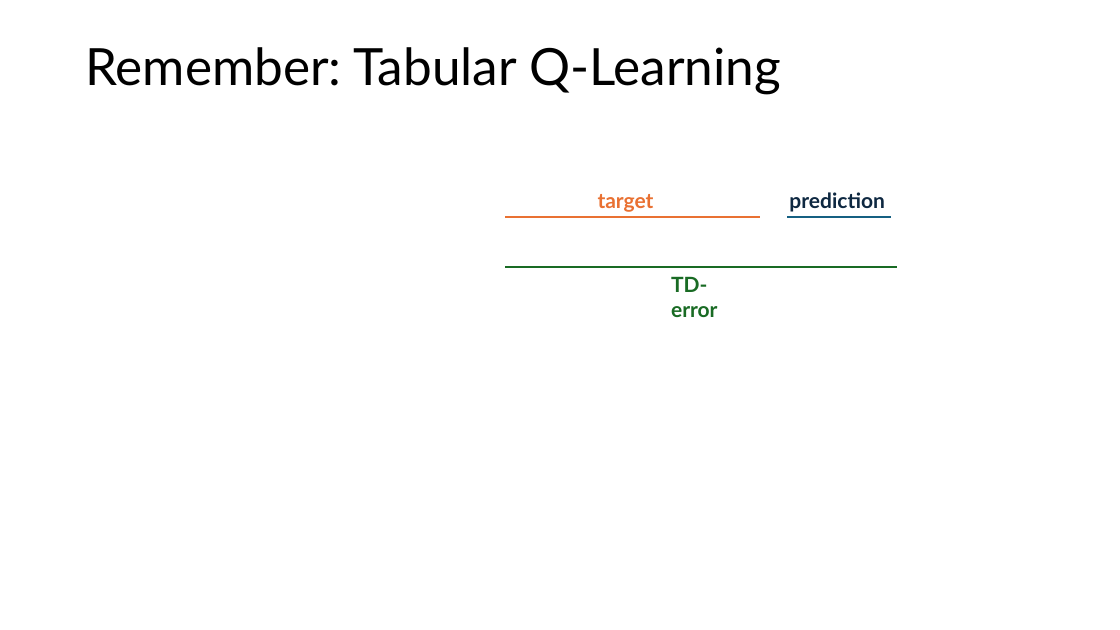
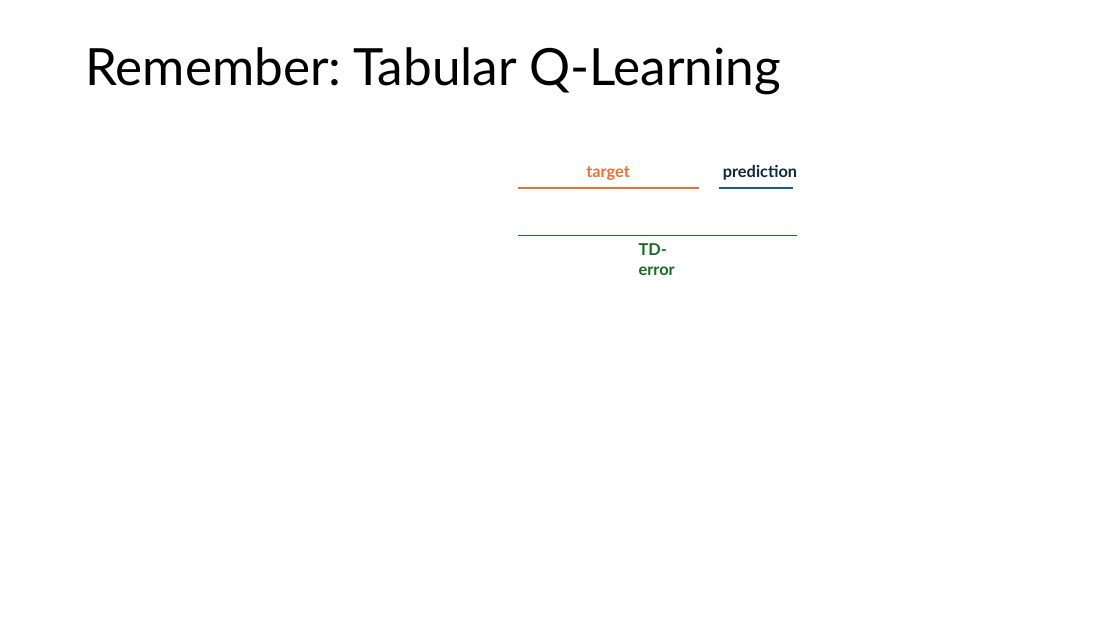
Before and after one commit to mhahsler/Introduction_to_Reinforcement_Learning, a slide deck: slide 9 of slides/Lecture_DRL.pptx. Drawn at 1120x630 pixels with LibreOffice and Linux fonts; fonts in the diff are those of the drawing; grey boxes stand for pictures. Boxes give left, top, right and bottom in pixels: in the first picture for what was removed or moved away, otherwise in the second. Text is boxed around its words. In the diff, an @@ line names an element or a change of style, - is before the commit and + after.

```diff
--- a/slides/Lecture_DRL.pptx
+++ b/slides/Lecture_DRL.pptx
@@ text "target": place and size @@
-text "target" at (598, 194, 654, 212)
+text "target" at (586, 166, 630, 180)
@@ size 18 to 14 pt in 3 elements at (586, 166, 630, 180), (639, 243, 675, 275), (723, 165, 797, 180) @@
@@ text "prediction": place and size @@
-text "prediction" at (789, 192, 884, 212)
+text "prediction" at (723, 165, 797, 180)
@@ line moved from (506, 217) - (760, 217) to (518, 188) - (700, 188) @@
@@ line moved from (787, 217) - (891, 217) to (719, 188) - (793, 188) @@
@@ line moved from (506, 267) - (897, 267) to (518, 235) - (797, 235) @@
@@ text "TD-error": place and size @@
-text "TD-error" at (671, 276, 717, 317)
+text "TD-error" at (639, 243, 675, 275)
```
Also in this commit, not shown: 4 other slides changed, 1 other file.
